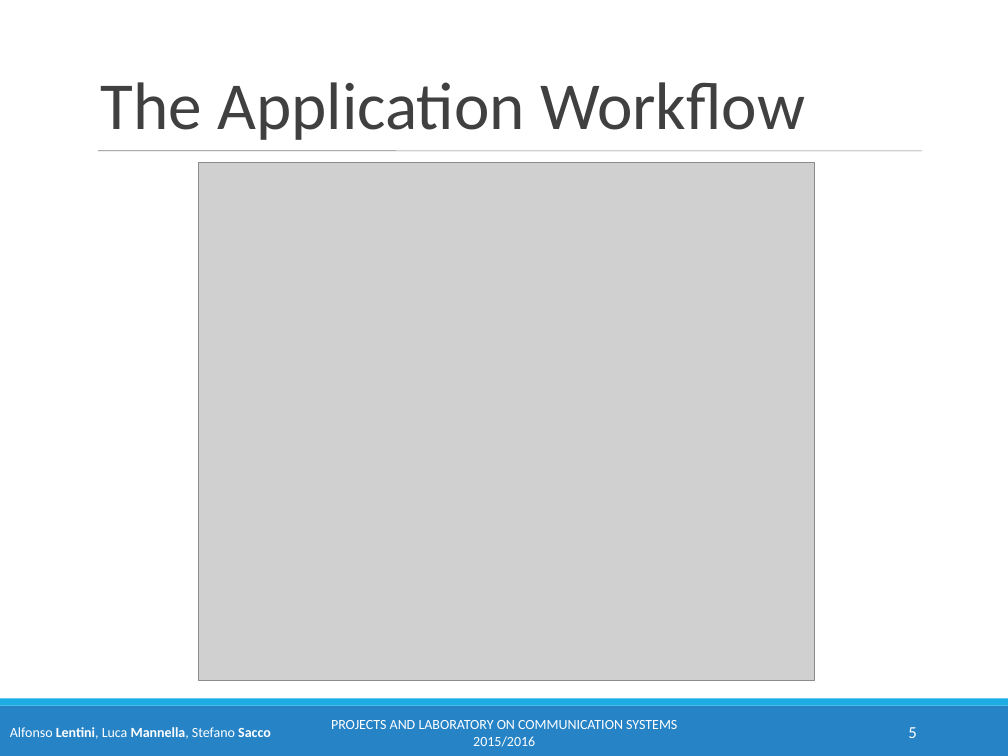
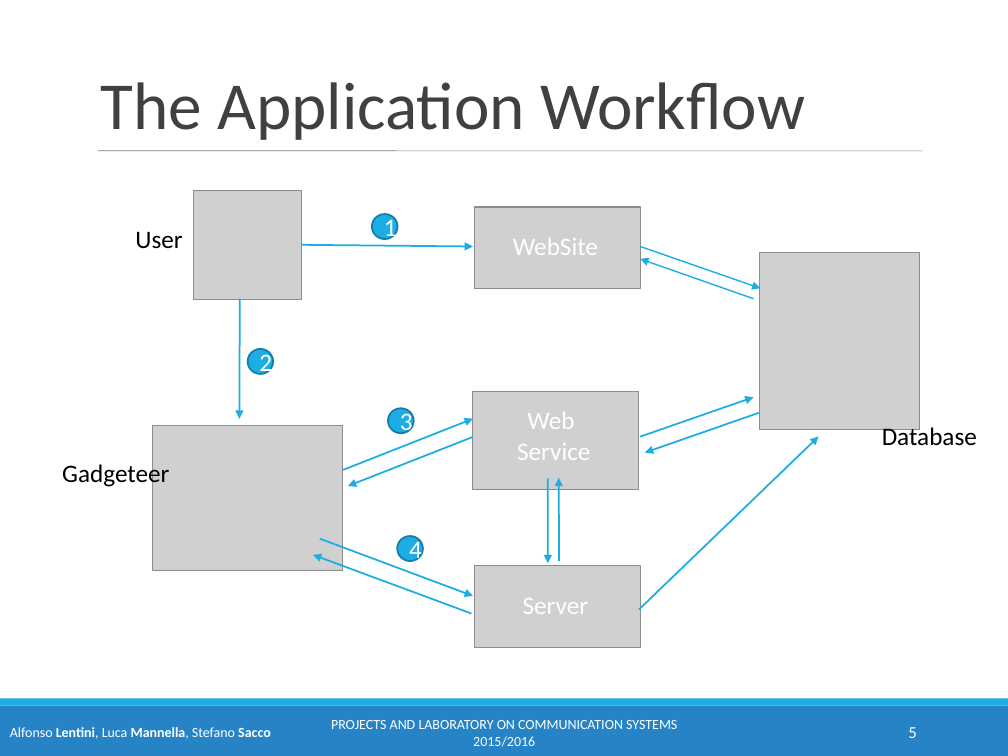
Before and after one commit to LucaMannella/PL_FEZ3, a slide deck: slide 5 of PL_FEZ03(edit).ppt. Drawn at 1008x756 pixels with LibreOffice and Linux fonts; fonts in the diff are those of the drawing; grey boxes stand for pictures; background and template pictures are left out. Boxes give left, top, right and bottom in pixels: in the first picture for what was removed or moved away, otherwise in the second. Text is boxed around its words. In the diff, an @@ line names an element or a change of style, - is before the commit and + after.

```diff
--- a/PL_FEZ03(edit).ppt
+++ b/PL_FEZ03(edit).ppt
@@ picture added at (194, 191, 302, 299) @@
@@ picture added at (475, 207, 641, 288) @@
@@ text added at (135, 231, 182, 249), 18 pt, text #000000 @@
+User
@@ ellipse added at (372, 214, 398, 239), fill #1CADE4, outline #117EA7 1.25 pt, 18 pt, text #FFFFFF @@
+1
@@ text added at (513, 238, 598, 255), 18 pt, text #FFFFFF @@
+WebSite
@@ arrow added from (301, 245) to (473, 247), #1CADE4 1.25 pt @@
@@ arrow added from (640, 246) to (760, 288), #1CADE4 0.99 pt @@
@@ arrow added from (754, 298) to (640, 259), #1CADE4 0.99 pt @@
@@ picture added at (760, 252, 920, 429) @@
@@ arrow added from (240, 298) to (239, 418), #1CADE4 1.25 pt @@
@@ ellipse added at (248, 349, 273, 374), fill #1CADE4, outline #117EA7 1.25 pt, 18 pt, text #FFFFFF @@
+2
@@ arrow added from (343, 470) to (473, 418), #1CADE4 1.25 pt @@
@@ ellipse added at (388, 408, 414, 433), fill #1CADE4, outline #117EA7 1.25 pt, 18 pt, text #FFFFFF @@
+3
@@ picture: place and size @@
-picture at (199, 162, 813, 681)
+picture at (473, 392, 638, 490)
@@ text added at (517, 412, 590, 460), 18 pt, text #FFFFFF @@
+Web Service
@@ arrow added from (640, 436) to (754, 397), #1CADE4 1.25 pt @@
@@ arrow added from (759, 413) to (645, 453), #1CADE4 1.25 pt @@
@@ picture added at (152, 425, 343, 571) @@
@@ arrow added from (473, 436) to (348, 486), #1CADE4 1.25 pt @@
@@ arrow added from (639, 610) to (818, 436), #1CADE4 1.25 pt @@
@@ text added at (882, 424, 977, 446), 18 pt, text #000000 @@
+Database
@@ text added at (62, 462, 169, 489), 18 pt, text #000000 @@
+Gadgeteer
@@ arrow added from (547, 479) to (547, 563), #1CADE4 1.25 pt @@
@@ arrow added from (559, 561) to (558, 478), #1CADE4 1.25 pt @@
@@ arrow added from (320, 538) to (473, 596), #1CADE4 1.25 pt @@
@@ ellipse added at (397, 536, 423, 561), fill #1CADE4, outline #117EA7 1.25 pt, 18 pt, text #FFFFFF @@
+4
@@ arrow added from (472, 614) to (313, 554), #1CADE4 1.25 pt @@
@@ picture added at (475, 565, 641, 647) @@
@@ text added at (523, 598, 588, 614), 18 pt, text #FFFFFF @@
+Server
```
Also in this commit, not shown: 2 other slides changed, 1 other file.
